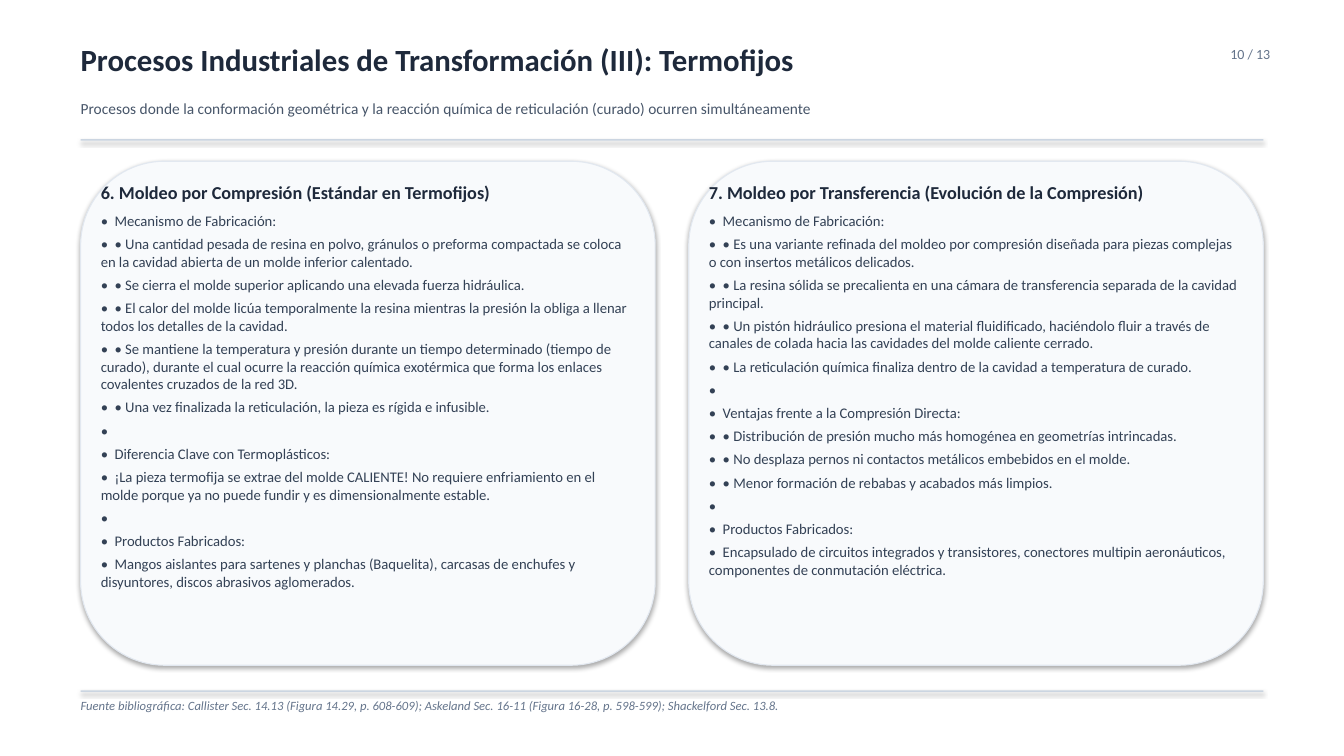
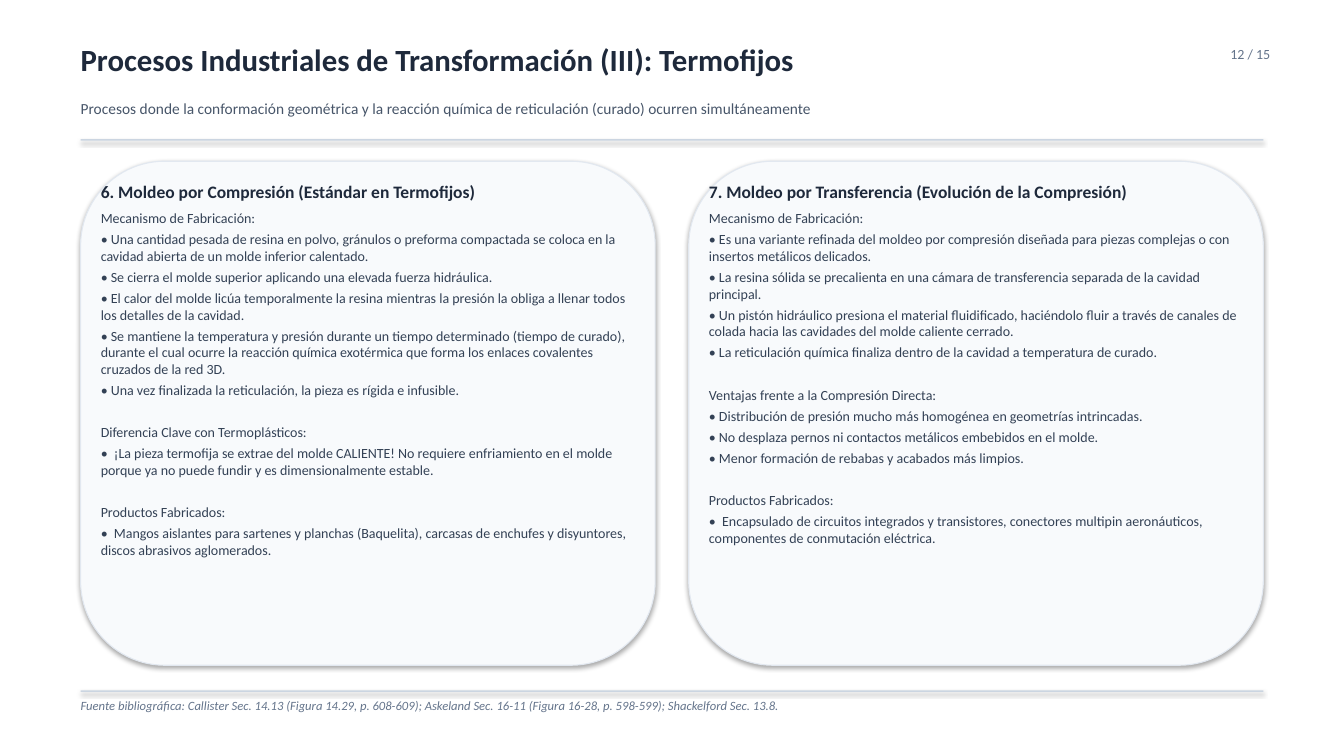
Before and after one commit to AlejandroDiazGaytan/FIM-Polimeros, a slide deck: slide 12 of presentacion_polimeros_procesos_reciclaje.pptx (slide 10 before the commit). Drawn at 1344x756 pixels with LibreOffice and Linux fonts; fonts in the diff are those of the drawing. Boxes give left, top, right and bottom in pixels: in the first picture for what was removed or moved away, otherwise in the second. Text is boxed around its words. In the diff, an @@ line names an element or a change of style, - is before the commit and + after.

```diff
--- a/presentacion_polimeros_procesos_reciclaje.pptx
+++ b/presentacion_polimeros_procesos_reciclaje.pptx
@@ text at (x1=1230, y1=50, x2=1270, y2=59): text changed @@
-10 / 13
+12 / 15
@@ text at (x1=101, y1=185, x2=626, y2=558): size 13 to 12.5 pt in "6. Moldeo por Compresión (Estándar en Termofijos)"; size 10.5 to 10 pt in "• ¡La pieza termofija se extrae del ...", "• Mangos aislantes para sartenes y planchas ..."; less space between paragraphs @@
@@ text at (x1=709, y1=185, x2=1203, y2=546): size 13 to 12.5 pt in "7. Moldeo por Transferencia (Evolución de la ..."; size 10.5 to 10 pt in "• Encapsulado de circuitos integrados y transistores, ..."; less space between paragraphs @@
@@ text at (x1=101, y1=213, x2=625, y2=440): text changed; size 10.5 to 10 pt @@
-• Mecanismo de Fabricación:
-• • Una cantidad pesada de resina en polvo, gránulos o preforma compactada se coloca en la cavidad abierta de un molde inferior calentado.
-• • Se cierra el molde superior aplicando una elevada fuerza hidráulica.
-• • El calor del molde licúa temporalmente la resina mientras la presión la obliga a llenar todos los detalles de la cavidad.
-• • Se mantiene la temperatura y presión durante un tiempo determinado (tiempo de curado), durante el cual ocurre la reacción química exotérmica que forma los enlaces covalentes cruzados de la red 3D.
-• • Una vez finalizada la reticulación, la pieza es rígida e infusible.
-•
-• Diferencia Clave con Termoplásticos:
+Mecanismo de Fabricación:
+• Una cantidad pesada de resina en polvo, gránulos o preforma compactada se coloca en la cavidad abierta de un molde inferior calentado.
+• Se cierra el molde superior aplicando una elevada fuerza hidráulica.
+• El calor del molde licúa temporalmente la resina mientras la presión la obliga a llenar todos los detalles de la cavidad.
+• Se mantiene la temperatura y presión durante un tiempo determinado (tiempo de curado), durante el cual ocurre la reacción química exotérmica que forma los enlaces covalentes cruzados de la red 3D.
+• Una vez finalizada la reticulación, la pieza es rígida e infusible.
+Diferencia Clave con Termoplásticos:
@@ text at (x1=709, y1=213, x2=1236, y2=505): text changed; size 10.5 to 10 pt @@
-• Mecanismo de Fabricación:
-• • Es una variante refinada del moldeo por compresión diseñada para piezas complejas o con insertos metálicos delicados.
-• • La resina sólida se precalienta en una cámara de transferencia separada de la cavidad principal.
-• • Un pistón hidráulico presiona el material fluidificado, haciéndolo fluir a través de canales de colada hacia las cavidades del molde caliente cerrado.
-• • La reticulación química finaliza dentro de la cavidad a temperatura de curado.
-•
-• Ventajas frente a la Compresión Directa:
-• • Distribución de presión mucho más homogénea en geometrías intrincadas.
-• • No desplaza pernos ni contactos metálicos embebidos en el molde.
-• • Menor formación de rebabas y acabados más limpios.
-•
-• Productos Fabricados:
+Mecanismo de Fabricación:
+• Es una variante refinada del moldeo por compresión diseñada para piezas complejas o con insertos metálicos delicados.
+• La resina sólida se precalienta en una cámara de transferencia separada de la cavidad principal.
+• Un pistón hidráulico presiona el material fluidificado, haciéndolo fluir a través de canales de colada hacia las cavidades del molde caliente cerrado.
+• La reticulación química finaliza dentro de la cavidad a temperatura de curado.
+Ventajas frente a la Compresión Directa:
+• Distribución de presión mucho más homogénea en geometrías intrincadas.
+• No desplaza pernos ni contactos metálicos embebidos en el molde.
+• Menor formación de rebabas y acabados más limpios.
+Productos Fabricados:
@@ text at (x1=101, y1=507, x2=225, y2=517): text changed; size 10.5 to 10 pt @@
-•
-• Productos Fabricados:
+Productos Fabricados:
```
Also in this commit, not shown: 12 other slides changed, 2 slides added, 3 other files.
